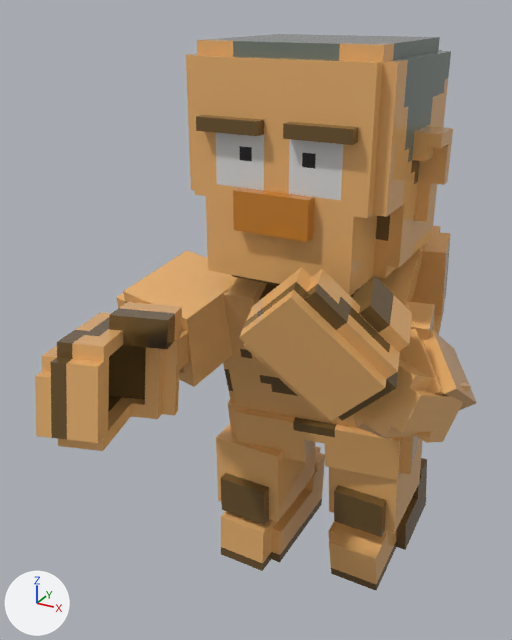
Two versions of the FBX model Character/Character_v3.fbx, one commit apart.
Rendered twice from a 50 mm camera at (2.39, -5.99, 5.36) aimed at (-0.25, -1.2, 2.97). Every picture has the same lights, and +X, +Y and +Z are marked at lower left.

Names of what the first picture shows: 'Chest', 'FootL', 'FootR', 'HandL', 'HandR', 'Head', 'Hip', 'LegL', 'LegR', 'LowerArmL', 'LowerArmR', 'UpperArmL', 'UpperArmR'.
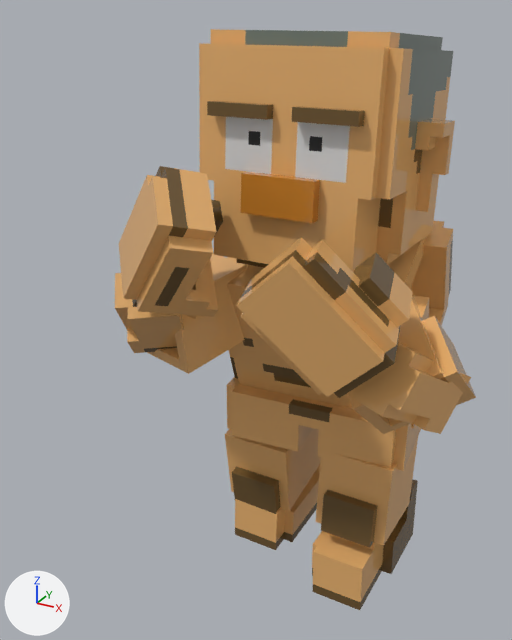
The change, as JSON lines over the scene's bpy script:
```json
{"op": "set", "path": "ob_upperarmr.location", "old": "(-0.882, -1.321, 2.913)", "new": "(-0.959, -1.187, 2.93)"}
{"op": "set", "path": "ob_upperarmr.rotation_euler", "old": "(0.107, -0.19, 1.42)", "new": "(0.000817, -0.138, 1.295)", "note": "degrees (6.1, -11, 81) -> degrees (0, -7.9, 74)"}
{"op": "set", "path": "ob_lowerarml.location", "old": "(1.077, -1.239, 2.634)", "new": "(1.071, -1.295, 2.781)"}
{"op": "set", "path": "ob_lowerarml.rotation_euler", "old": "(-0.165, -0.423, -1.812)", "new": "(-0.133, -0.524, -1.848)", "note": "degrees (-9.5, -24, -104) -> degrees (-7.6, -30, -106)"}
{"op": "set", "path": "ob_lowerarmr.location", "old": "(-0.874, -1.766, 2.898)", "new": "(-0.983, -1.528, 3.05)"}
{"op": "set", "path": "ob_lowerarmr.rotation_euler", "old": "(0.121, 0.121, 1.819)", "new": "(-0.0924, 0.788, 2.033)", "note": "degrees (6.9, 6.9, 104) -> degrees (-5.3, 45, 116)"}
{"op": "set", "path": "ob_upperarml.location", "old": "(0.956, -0.96, 2.663)", "new": "(0.954, -1.01, 2.778)"}
{"op": "set", "path": "ob_upperarml.rotation_euler", "old": "(0.745, 0.662, -0.75)", "new": "(0.631, 0.569, -0.821)", "note": "degrees (43, 38, -43) -> degrees (36, 33, -47)"}
{"op": "set", "path": "ob_legl.location", "old": "(0.547, -0.017, 1.079)", "new": "(0.547, -0.279, 1.097)"}
{"op": "set", "path": "ob_legl.rotation_euler", "old": "(1.685, 0.0, 0.0)", "new": "(1.484, 0.0, 0.0)", "note": "degrees (97, 0, 0) -> degrees (85, 0, 0)"}
{"op": "set", "path": "ob_hip.location", "old": "(0.023, -0.096, 1.688)", "new": "(0.013, -0.106, 1.716)"}
{"op": "set", "path": "ob_hip.rotation_euler", "old": "(1.763, -0.0129, 0.159)", "new": "(1.571, 0.0, 0.0873)", "note": "degrees (101, -0.7, 9.1) -> degrees (90, 0, 5)"}
{"op": "set", "path": "ob_handl.location", "old": "(0.711, -1.766, 3.199)", "new": "(0.693, -1.773, 3.392)"}
{"op": "set", "path": "ob_handl.rotation_euler", "old": "(-0.246, -0.78, -2.693)", "new": "(-0.174, -0.802, -2.766)", "note": "degrees (-14, -45, -154) -> degrees (-10, -46, -158)"}
{"op": "set", "path": "ob_chest.location", "old": "(0.055, -0.375, 2.716)", "new": "(0.021, -0.216, 2.731)"}
{"op": "set", "path": "ob_chest.rotation_euler", "old": "(1.886, -0.0122, 0.161)", "new": "(1.888, -0.0163, 0.0877)", "note": "degrees (108, -0.7, 9.2) -> degrees (108, -0.9, 5)"}
{"op": "set", "path": "ob_head.location", "old": "(0.076, -0.759, 4.282)", "new": "(0.027, -0.543, 4.312)"}
{"op": "set", "path": "ob_head.rotation_euler", "old": "(1.576, 0.00187, 0.00463)", "new": "(1.515, -0.000847, 0.000408)", "note": "degrees (90, 0.1, 0.3) -> degrees (87, 0, 0)"}
{"op": "set", "path": "ob_footl.location", "old": "(0.539, 0.139, 0.368)", "new": "(0.539, -0.272, 0.395)"}
{"op": "set", "path": "ob_footl.rotation_euler", "old": "(1.77, -0.0146, -0.0136)", "new": "(1.569, -0.017, -0.0105)", "note": "degrees (101, -0.8, -0.8) -> degrees (90, -1, -0.6)"}
{"op": "set", "path": "ob_legr.location", "old": "(-0.546, -0.357, 1.014)", "new": "(-0.546, -0.143, 1.016)"}
{"op": "set", "path": "ob_legr.rotation_euler", "old": "(1.594, 0.000296, 0.00319)", "new": "(1.715, -0.0000919, 0.0032)", "note": "degrees (91, 0, 0.2) -> degrees (98, 0, 0.2)"}
{"op": "set", "path": "ob_handr.location", "old": "(-0.581, -2.631, 3.086)", "new": "(-0.573, -1.882, 3.768)"}
{"op": "set", "path": "ob_handr.rotation_euler", "old": "(0.0381, 0.168, 1.944)", "new": "(0.362, 0.878, 2.732)", "note": "degrees (2.2, 9.6, 111) -> degrees (21, 50, 157)"}
{"op": "set", "path": "ob_footr.location", "old": "(-0.54, -0.211, 0.337)", "new": "(-0.54, 0.087, 0.379)"}
```

Location of each change, [x1, y1, x2, y2] in pixels of the pictures (512 x 640 px):
```json
{"object": "Head", "change": "moved, turned", "before": [186, 34, 453, 296], "after": [199, 29, 455, 273]}
{"object": "HandR", "change": "moved, turned", "before": [35, 302, 182, 451], "after": [119, 166, 223, 317]}
{"object": "HandL", "change": "moved, turned", "before": [239, 267, 412, 421], "after": [236, 238, 413, 398]}
{"object": "Chest", "change": "moved, turned", "before": [219, 226, 451, 442], "after": [227, 221, 453, 428]}
{"object": "Hip", "change": "moved, turned", "before": [228, 399, 419, 480], "after": [227, 377, 421, 471]}
{"object": "UpperArmR", "change": "moved, turned", "before": [116, 251, 234, 387], "after": [147, 253, 247, 374]}
{"object": "LegL", "change": "moved, turned", "before": [329, 438, 423, 537], "after": [316, 438, 418, 548]}
{"object": "LegR", "change": "moved, turned", "before": [216, 424, 315, 525], "after": [225, 428, 321, 514]}
{"object": "LowerArmL", "change": "moved, turned", "before": [352, 358, 471, 443], "after": [347, 342, 471, 434]}
{"object": "FootL", "change": "moved, turned", "before": [328, 458, 427, 590], "after": [312, 479, 418, 610]}
{"object": "FootR", "change": "moved", "before": [221, 446, 325, 571], "after": [235, 465, 320, 550]}
{"object": "UpperArmL", "change": "moved, turned", "before": [352, 303, 477, 439], "after": [349, 294, 476, 434]}
{"object": "LowerArmR", "change": "moved, turned", "before": [129, 299, 188, 370], "after": [115, 273, 196, 353]}
```
